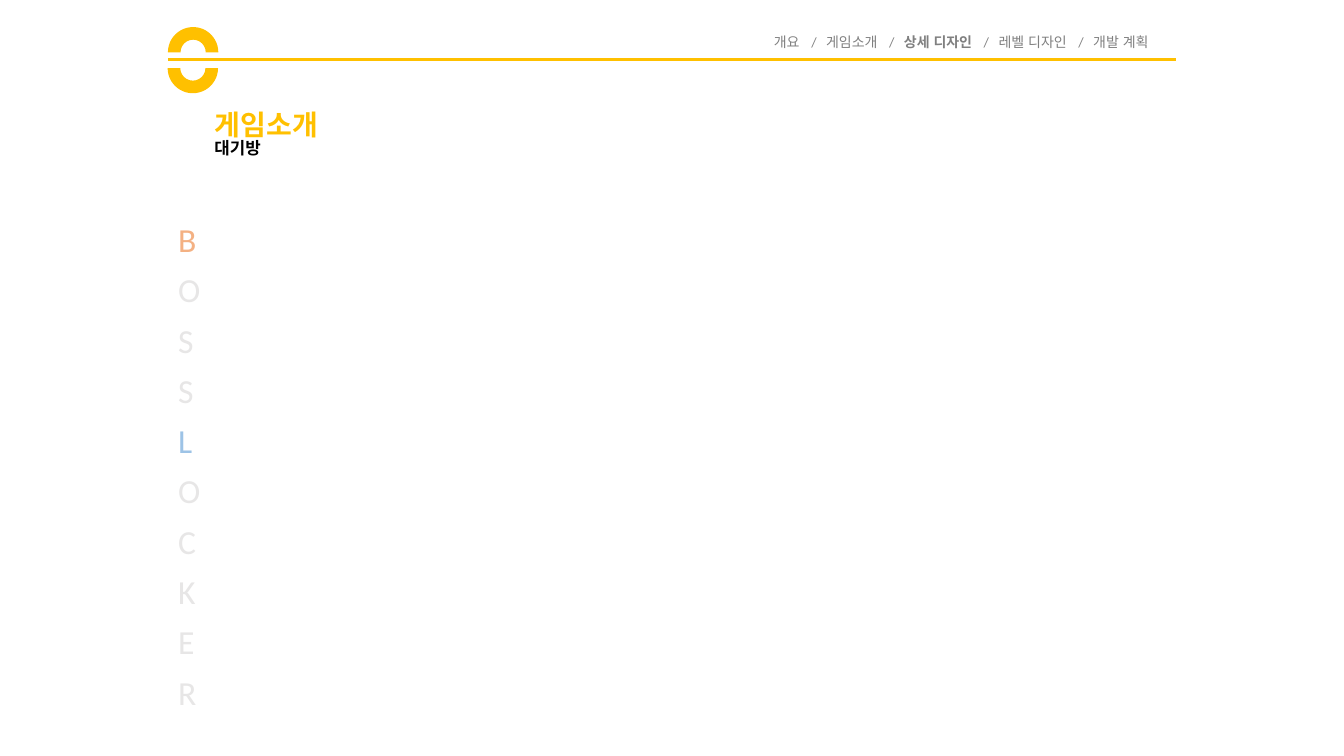
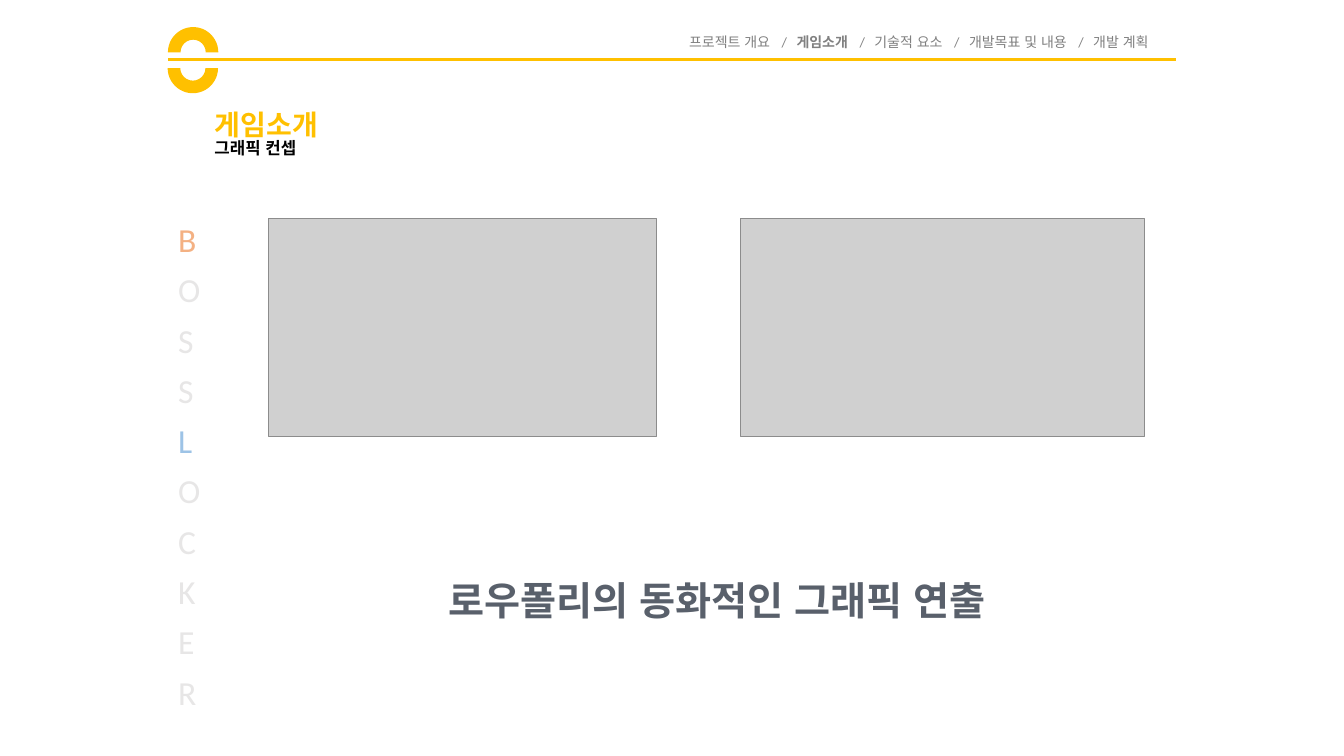
Before and after one commit to goddun/Report, a slide deck: slide 9 of 제안서.pptx (slide 14 before the commit). Drawn at 1344x756 pixels with LibreOffice and Linux fonts; fonts in the diff are those of the drawing; grey boxes stand for pictures. Boxes give left, top, right and bottom in pixels: in the first picture for what was removed or moved away, otherwise in the second. Text is boxed around its words. In the diff, an @@ line names an element or a change of style, - is before the commit and + after.

```diff
--- a/제안서.pptx
+++ b/제안서.pptx
@@ text at bbox=[689, 35, 1149, 48]: text changed @@
-개요 / 게임소개 / 상세 디자인 / 레벨 디자인 / 개발 계획
+프로젝트 개요 / 게임소개 / 기술적 요소 / 개발목표 및 내용 / 개발 계획
@@ text at bbox=[214, 137, 296, 156]: text changed @@
-대기방
+그래픽 컨셉
@@ picture added at bbox=[269, 219, 657, 437] @@
@@ picture added at bbox=[741, 219, 1144, 437] @@
@@ text added at bbox=[449, 582, 986, 619], 28 pt, text #59606B, bold @@
+로우폴리의 동화적인 그래픽 연출
```
Also in this commit, not shown: 3 other slides changed, 3 slides added, 36 slides removed.
